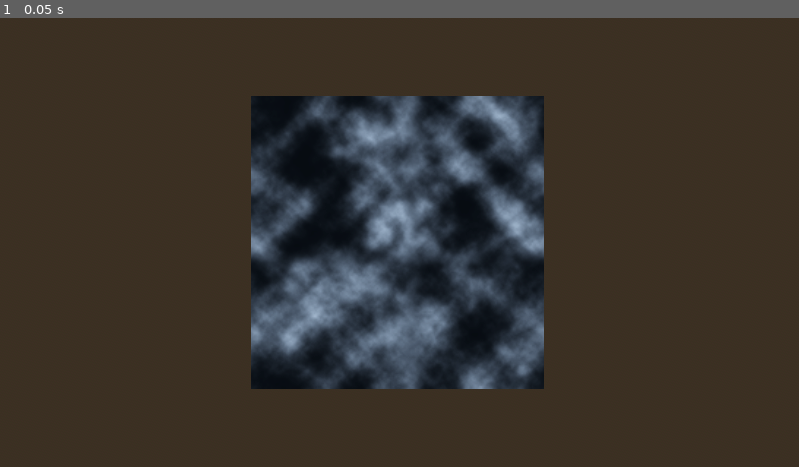
Above: before the commit, frame 1.
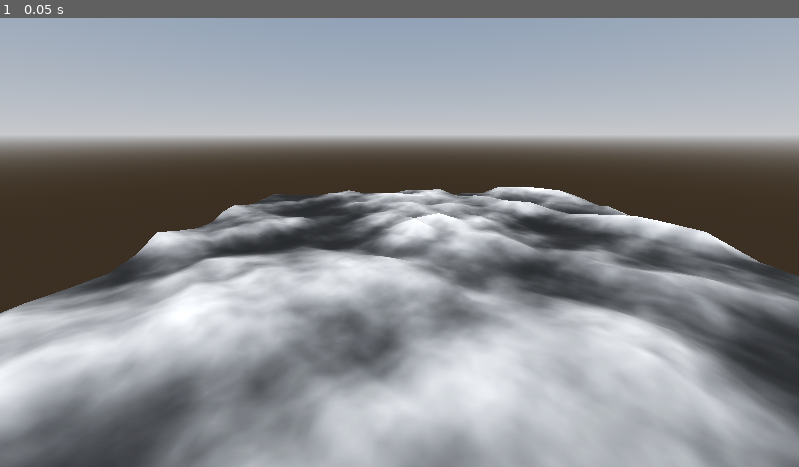
Above: after the commit, the same moment.

Repository: MidnightWolfe/COMP360-A1
Game: Godot game, scene res://greyscale image.tscn
Two runs of this game, one before a commit and one after it. Both use one fixed random seed, a clock stepped at 60 frames per second and the inputs below.
Inputs:
- Up to frame 1 (0.05 s): no input

The runs differ from the first frame. In frame 1, 87% of the frame differs, in the area x 0-100%, y 0-100%.

Commit message:
Add files via upload

Diff:
--- a/assignment-1/greyscale image.tscn
+++ b/assignment-1/greyscale image.tscn
@@ -21,11 +21,11 @@
 environment = SubResource("Environment_h4380")
 
 [node name="Camera3D" type="Camera3D" parent="."]
-transform = Transform3D(1, 0, 0, 0, -4.37114e-08, 1, 0, -1, -4.37114e-08, 1, 2, 1)
+transform = Transform3D(1, 0, 0, 0, 0.9383, 0.345822, 0, -0.345822, 0.9383, 8.37493, 3.85996, 19.6244)
 
 [node name="greyscale image" type="Node3D" parent="."]
 transform = Transform3D(1, 0, 0, 0, 1, 0, 0, 0, 1, -0.0153378, 0, 0)
 script = ExtResource("1_4t6h6")
 
 [node name="DirectionalLight3D" type="DirectionalLight3D" parent="."]
-transform = Transform3D(1, 0, 0, 0, 1, 0, 0, 0, 1, 0, -0.209252, -0.00680649)
+transform = Transform3D(1, 0, 0, 0, -4.37114e-08, 1, 0, -1, -4.37114e-08, 0, 16.3824, -0.00680649)
--- a/assignment-1/greyscale_image.gd
+++ b/assignment-1/greyscale_image.gd
@@ -6,23 +6,19 @@
 ###Global variables
 var landscape = MeshInstance3D.new() #Mesh for the landscape used to place the FastNoiseLite image
 var st = SurfaceTool.new()
+var image : Image
+var quadsHorizontal : int
+var quadsVertical : int
 
 func _ready() -> void:
 	st.begin(Mesh.PRIMITIVE_TRIANGLES)
 	#This is the settings for the function
 	var quadCount : Array[int] = [0]
 	#Number of quads to do in the horizontal direction
-	var quadsHorizontal : int = 2
+	quadsHorizontal = 20
 	#Num of vertical quads
-	var quadsVertical: int = 2
+	quadsVertical = 20
 	#Make a quad for each spot
-	for i in quadsHorizontal:
-		for j in quadsVertical:
-			_quad(Vector3(i,0,j), quadCount, quadsHorizontal, quadsVertical, i, j)
-
-	st.generate_normals()
-	var mesh = st.commit()
-	landscape.mesh = mesh
 
 	#var img = greyscale_image() #Trying to get the image generation from a different function
 
@@ -38,12 +34,23 @@
 	cell_noise.cellular_distance_function = 2
 	cell_noise.cellular_return_type = 2
 	var image_noise = cell_noise.get_seamless_image(200,200)
-	var image = Image.create(200, 200, false, Image.FORMAT_RGBA8) #Changed from RGB8 to RGBA8
+	image = Image.create(200, 200, false, Image.FORMAT_RGBA8) #Changed from RGB8 to RGBA8
+
 	for x in range (200):
 		for y in range(200):
 			#Trying to change the black / white ratio in the image and give highlights
 			## Color(r,b,g,a) - r = red, b = blue, g= green, a = alpha
 			image.set_pixel(x, y, Color(1.0, 1.0, 1.0, 1.0) * image_noise.get_pixel(x,y) * image_noise.get_pixel(x,y))
+
+	for i in quadsHorizontal:
+		for j in quadsVertical:
+			_quad(Vector3(i,0,j), quadCount, quadsHorizontal, quadsVertical, i, j)
+
+	st.generate_normals()
+	var mesh = st.commit()
+	landscape.mesh = mesh
+
+
 
 
 	var mat = StandardMaterial3D.new()
@@ -118,18 +125,26 @@
 	#Here we are setting the values of the quads corners to match the generated values from the _generateUVSlice
 	#What is cool about this is it splits the uv map into sections the size of a quad
 	#Imagine having a stencil of a square and putting it over an image, by moving the stencil you can show different things
+
+	#Added height to the y axis by using the _getheight function. Had to add 1 to the 2-4th passes to get the corners of quadrent as point only stores 0,0
+	#print(point, " : ",  _getheight(point.x,point.y),  " : ",  image.get_pixel(point.x,point.y)," : x,y", point.x,point.y)
+
 	st.set_uv(Vector2(lowerHorz,lowerVert))
-	st.add_vertex(point + Vector3(0,0,0))
+	st.add_vertex(point + Vector3(0,_getheight(point.x,point.z),0))
 	count[0] += 1
+
 	st.set_uv(Vector2(upperHorz,lowerVert))
-	st.add_vertex(point + Vector3(1,0,0))
+	st.add_vertex(point + Vector3(1,_getheight(point.x+1,point.z),0))
 	count[0] += 1
+
 	st.set_uv(Vector2(upperHorz,upperVert))
-	st.add_vertex(point + Vector3(1,0,1))
+	st.add_vertex(point + Vector3(1,_getheight(point.x+1,point.z+1),1))
 	count[0] += 1
+
 	st.set_uv(Vector2(lowerHorz,upperVert))
-	st.add_vertex(point + Vector3(0,0,1))
+	st.add_vertex(point + Vector3(0,_getheight(point.x,point.z+1),1))
 	count[0] += 1
+
 
 	#Assemble the quad from the vertexs
 	st.add_index(count[0] - 4)
@@ -169,3 +184,8 @@
 		return 0.0
 	var percent : float = (numerator/denominator)
 	return percent
+#Returns the height of a pixel, from an image, based on its red channel.
+#takes the size of the image and divides it by the number of quadrents being generated to get the correct pixel
+#multiplies it by the quardrent, from the _quad func, to return the proper x,y height relitive to the quadrent
+func _getheight(x : float,y : float) -> float:
+	return image.get_pixel(x*(200/quadsHorizontal),y*(200/quadsVertical)).r
